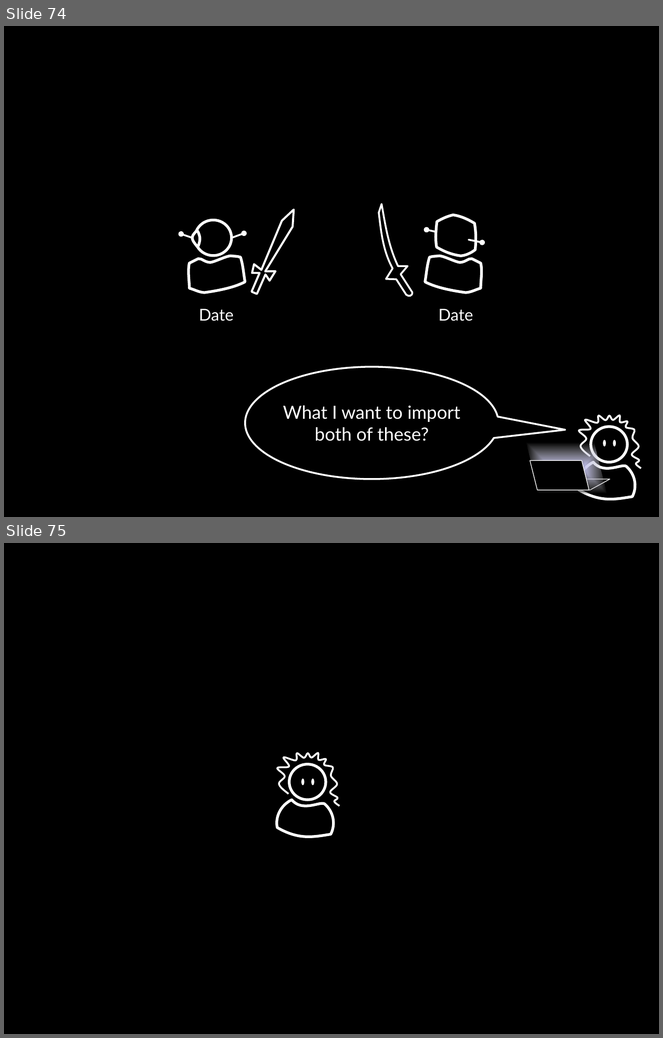
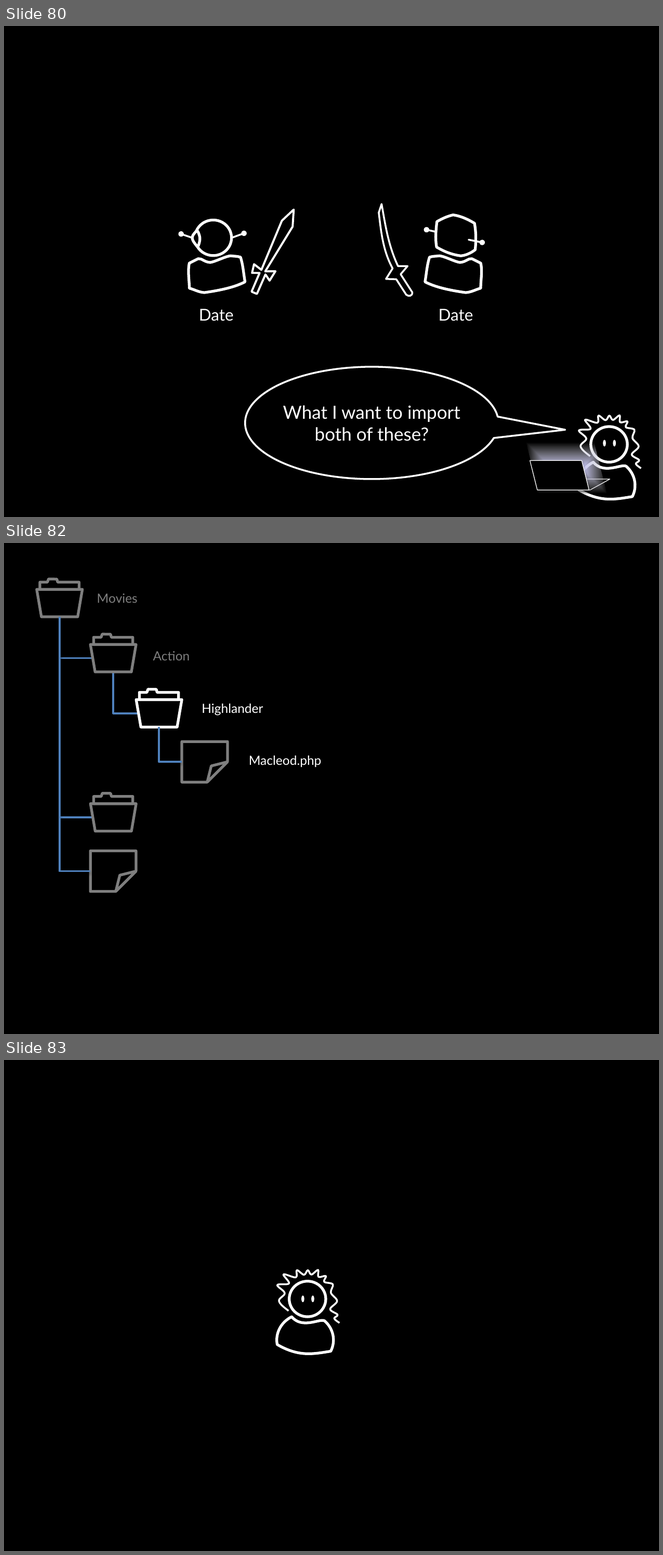
Before and after one commit to socketwench/OOPforObjectHaters, a slide deck: src/OOPforObjectHaters.pptx. Shown one above the other, each under a label of ours: slides 74 and 75 before the commit, slides 80, 82 and 83 after it; the slides between them are not shown. The pictures are 663x1038 and 663x1555 pixels, drawn with LibreOffice and Linux fonts; fonts in the diff are those of the drawing. Boxes give left, top, right and bottom in pixels: in the first picture for what was removed or moved away, otherwise in the second. Text is boxed around its words. In the diff, an @@ line names an element or a change of style, - is before the commit and + after.

```diff
--- a/src/OOPforObjectHaters.pptx
+++ b/src/OOPforObjectHaters.pptx
@@ slide 82 added at <box>4,543,659,1034</box>, background #000000 @@
@@ trapezoid added at <box>37,589,83,617</box>, outline #7F7F7F 3 pt @@
@@ freeform shape added at <box>40,579,79,589</box>, outline #7F7F7F 3 pt @@
@@ text added at <box>97,593,138,603</box>, 14 pt, text #7F7F7F @@
+Movies
@@ elbow line added from (60, 617) to (92, 658), #4F81BD 2 pt @@
@@ elbow line added from (60, 617) to (93, 818), #4F81BD 2 pt @@
@@ elbow line added from (60, 617) to (90, 871), #4F81BD 2 pt @@
@@ freeform shape added at <box>94,634,133,644</box>, outline #7F7F7F 3 pt @@
@@ trapezoid added at <box>90,644,137,672</box>, outline #7F7F7F 3 pt @@
@@ text added at <box>153,651,190,661</box>, 14 pt, text #7F7F7F @@
+Action
@@ elbow line added from (113, 672) to (138, 714), #4F81BD 2 pt @@
@@ freeform shape added at <box>140,689,179,700</box>, outline #FFFFFF 3 pt @@
@@ trapezoid added at <box>137,700,182,727</box>, outline #FFFFFF 3 pt @@
@@ text added at <box>202,704,263,716</box>, 14 pt, text #FFFFFF @@
+Highlander
@@ elbow line added from (159, 727) to (181, 762), #4F81BD 2 pt @@
@@ folded corner added at <box>181,742,228,782</box>, outline #7F7F7F 3 pt @@
@@ text added at <box>249,756,322,768</box>, 14 pt, text #FFFFFF @@
+Macleod.php
@@ trapezoid added at <box>90,804,137,831</box>, outline #7F7F7F 3 pt @@
@@ freeform shape added at <box>94,793,133,804</box>, outline #7F7F7F 3 pt @@
@@ folded corner added at <box>90,851,137,891</box>, outline #7F7F7F 3 pt @@
@@ what was slide 74 is now slide 80 @@
@@ what was slide 75 is now slide 83 @@
```
Also in this commit, not shown: 7 other slides added, 6 other files.
